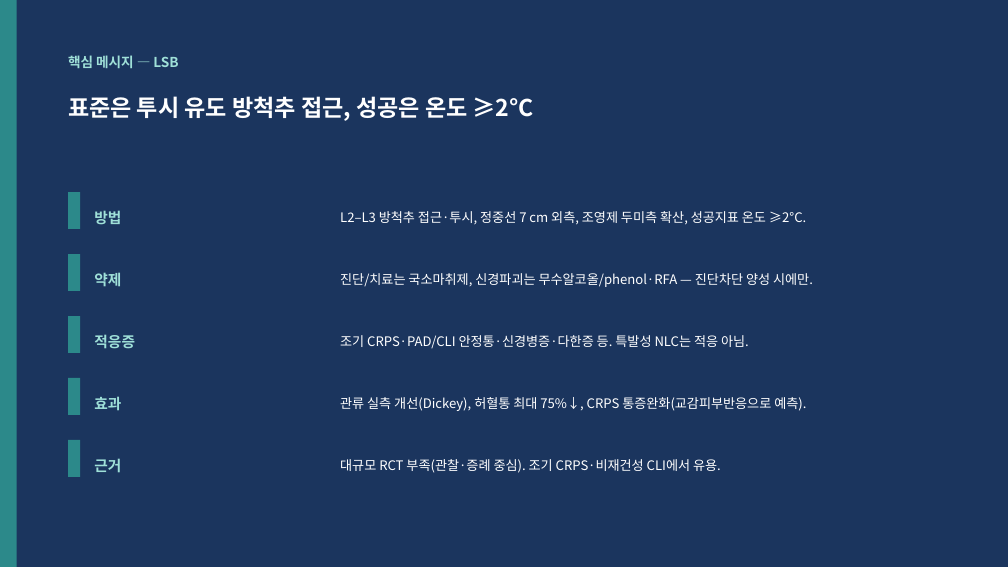
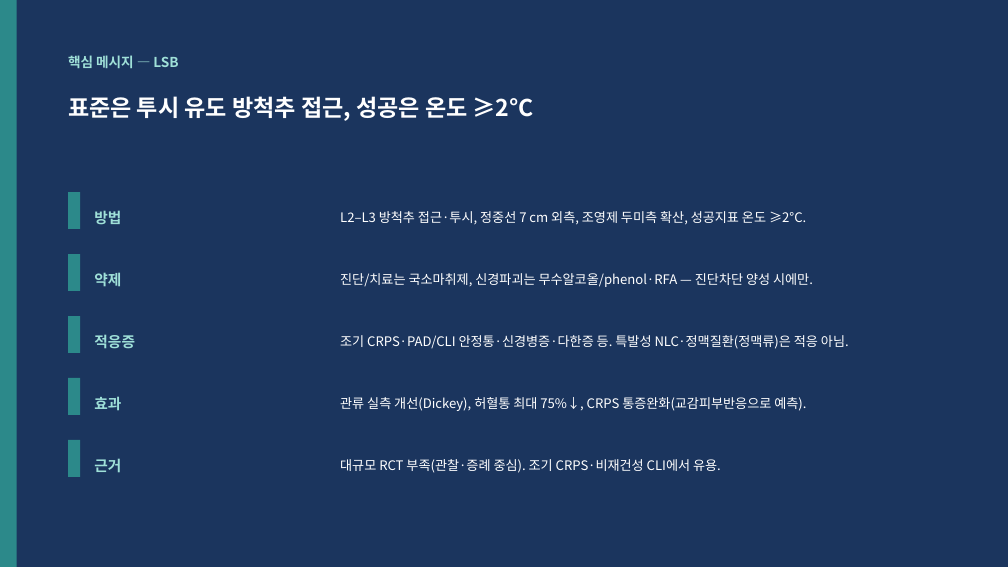
Before and after one commit to wonkeeparkos-pixel/ppt-work, a slide deck: slide 11 of 문헌고찰_NLC_RLS_LSB/03_LSB/LSB_발표.pptx (slide 8 before the commit). Drawn at 1008x567 pixels with LibreOffice and Linux fonts; fonts in the diff are those of the drawing. Boxes give left, top, right and bottom in pixels: in the first picture for what was removed or moved away, otherwise in the second. Text is boxed around its words. In the diff, an @@ line names an element or a change of style, - is before the commit and + after.

```diff
--- a/문헌고찰_NLC_RLS_LSB/03_LSB/LSB_발표.pptx
+++ b/문헌고찰_NLC_RLS_LSB/03_LSB/LSB_발표.pptx
@@ text at [340, 335, 849, 349]: text changed @@
-조기 CRPS·PAD/CLI 안정통·신경병증·다한증 등. 특발성 NLC는 적응 아님.
+조기 CRPS·PAD/CLI 안정통·신경병증·다한증 등. 특발성 NLC·정맥질환(정맥류)은 적응 아님.
```
Also in this commit, not shown: 4 other slides changed, 3 slides added, 5 other files.
